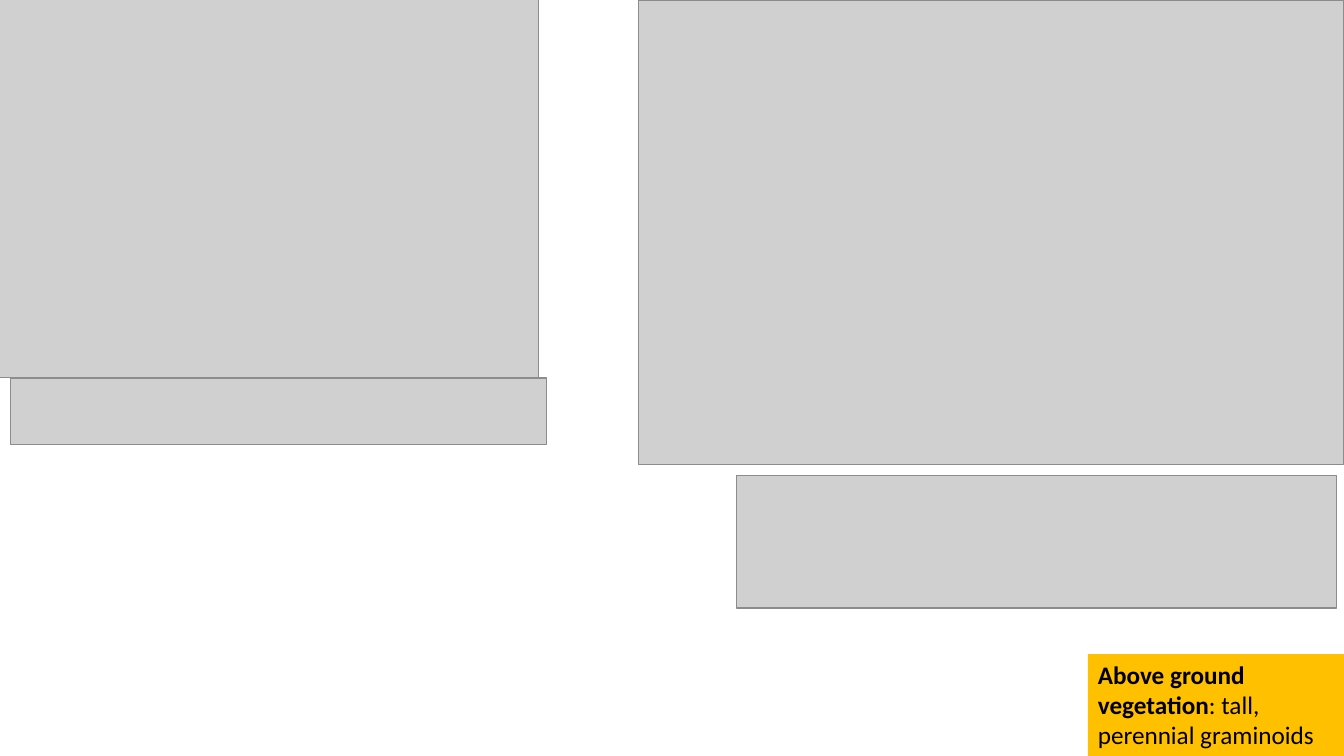
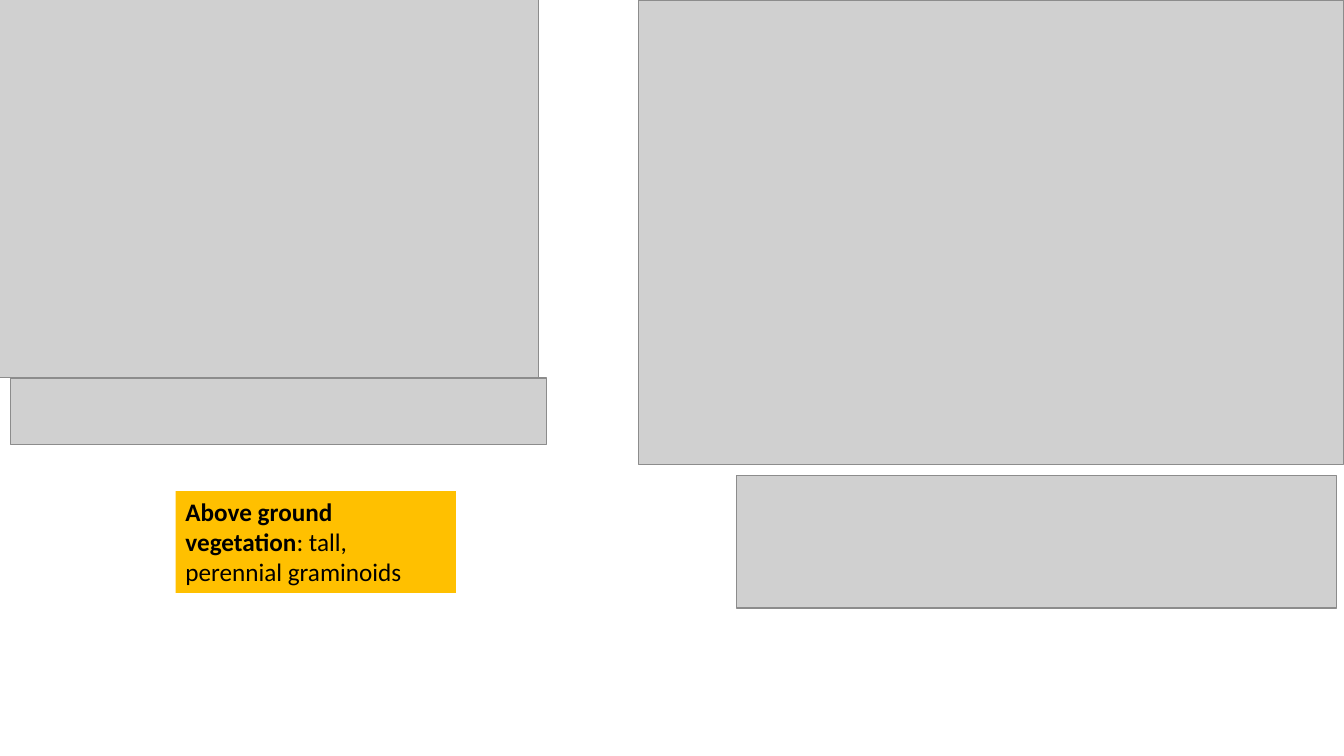
Before and after one commit to stefanielane/HabitatRecovery, a slide deck: slide 1 of code_output.pptx. Drawn at 1344x756 pixels with LibreOffice and Linux fonts; fonts in the diff are those of the drawing; grey boxes stand for pictures. Boxes give left, top, right and bottom in pixels: in the first picture for what was removed or moved away, otherwise in the second. Text is boxed around its words. In the diff, an @@ line names an element or a change of style, - is before the commit and + after.

```diff
--- a/code_output.pptx
+++ b/code_output.pptx
@@ rectangle "Above ground vegetation: tall, perennial ..." resized from (x1=1088, y1=654, x2=1344, y2=756) to (x1=175, y1=491, x2=456, y2=593) @@
```
Also in this commit, not shown: 3 other slides changed, 21 other files.
